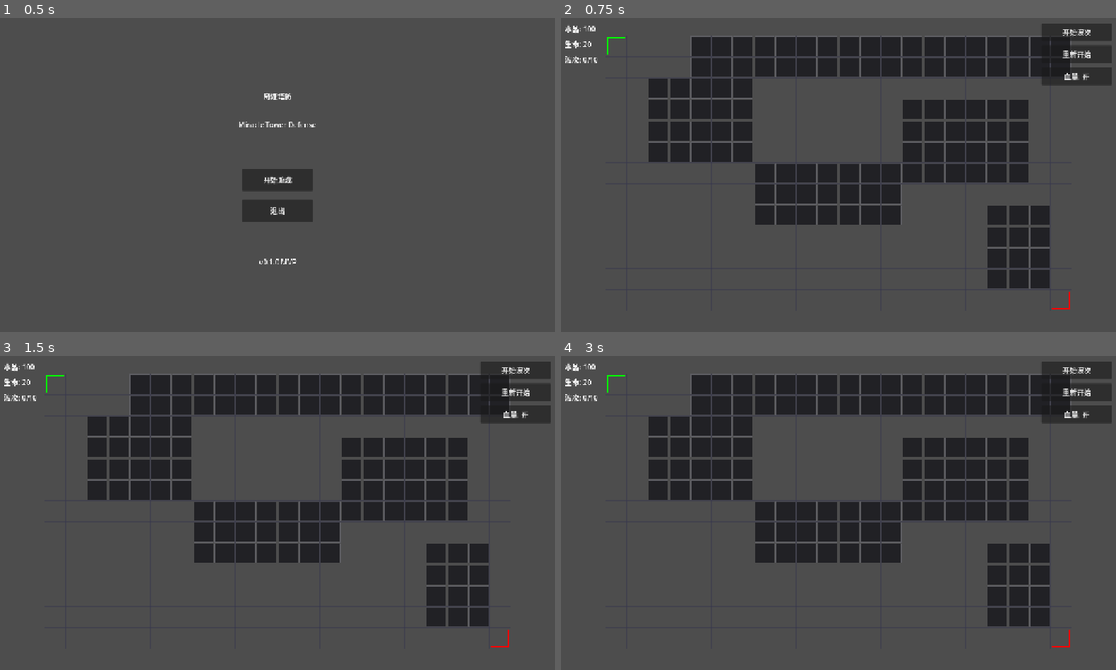
Above: before the commit, frames 1-4 (two rows, left to right).
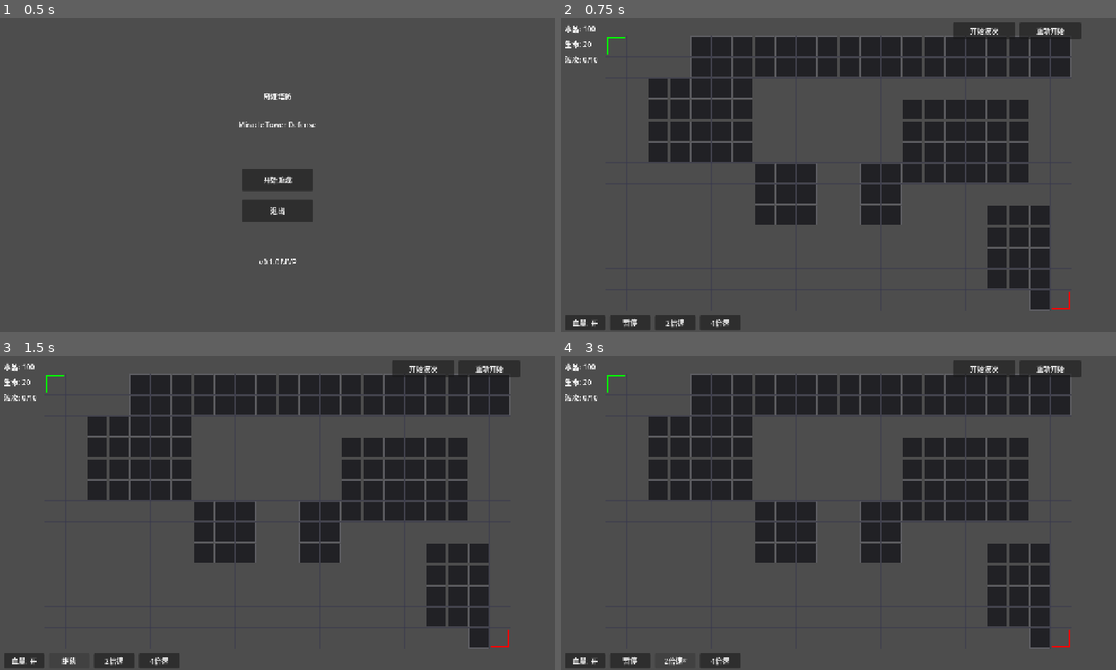
Above: after the commit, the same moments.

Repository: xrs1112/-
Game: Godot game, scene res://scenes/main_menu.tscn
The game is run twice, just before and just after one commit, with the same random seed, the same clock (stepped at 60 frames per second) and the same inputs.
Inputs (mouse positions are in pixels of both pictures, inside the frame that each line leads up to):
- Up to frame 1 (0.5 s): no input
- Up to frame 2 (0.75 s): click "开始游戏" at 0.5 s
- Up to frame 3 (1.5 s): click (66, 660) at 1.25 s, where only the run after the commit has a clickable "暂停"
- Up to frame 4 (3 s): click (627, 660) at 2 s, where only the run after the commit has a clickable "继续"; click (677, 660) at 2.75 s, where only the run after the commit has a clickable "2倍速"

Frame 1 is identical in both runs. In frame 2, 4.8% of the frame differs, in the area x 0-100%, y 1-100%; in frame 3, 4.5%; in frame 4, 4.6%.

Commit message:
v0.2.3: 随机寻路与战斗交互优化

Diff:
--- a/scenes/game.tscn
+++ b/scenes/game.tscn
@@ -110,27 +110,51 @@
 
 [node name="StartWaveBtn" type="Button" parent="UI"]
 layout_mode = 0
-offset_left = 1100.0
-offset_top = 20.0
-offset_right = 1260.0
-offset_bottom = 60.0
+offset_left = 900.0
+offset_top = 18.0
+offset_right = 1040.0
+offset_bottom = 56.0
 text = "开始波次"
 
 [node name="RestartBtn" type="Button" parent="UI"]
 layout_mode = 0
-offset_left = 1100.0
-offset_top = 70.0
-offset_right = 1260.0
-offset_bottom = 110.0
+offset_left = 1050.0
+offset_top = 18.0
+offset_right = 1190.0
+offset_bottom = 56.0
 text = "重新开始"
 
 [node name="HPBtn" type="Button" parent="UI"]
 layout_mode = 0
-offset_left = 1100.0
-offset_top = 120.0
-offset_right = 1260.0
-offset_bottom = 160.0
+offset_left = 20.0
+offset_top = 682.0
+offset_right = 112.0
+offset_bottom = 716.0
 text = "血量: 开"
+
+[node name="PauseBtn" type="Button" parent="UI"]
+layout_mode = 0
+offset_left = 122.0
+offset_top = 682.0
+offset_right = 214.0
+offset_bottom = 716.0
+text = "暂停"
+
+[node name="Speed2Btn" type="Button" parent="UI"]
+layout_mode = 0
+offset_left = 224.0
+offset_top = 682.0
+offset_right = 316.0
+offset_bottom = 716.0
+text = "2倍速"
+
+[node name="Speed4Btn" type="Button" parent="UI"]
+layout_mode = 0
+offset_left = 326.0
+offset_top = 682.0
+offset_right = 418.0
+offset_bottom = 716.0
+text = "4倍速"
 
 [node name="VictoryLabel" type="Label" parent="UI"]
 visible = false
--- a/scripts/enemy.gd
+++ b/scripts/enemy.gd
@@ -22,6 +22,9 @@
 var path_index: int = 0
 var target_world_pos: Vector2
 var grid_map = null
+var route_random_seed: int = 0
+var route_random_strength: float = 0.35
+var route_max_length_factor: float = 1.2
 
 # 减速/DOT 状态
 var slowed: bool = false
@@ -39,8 +42,12 @@
 	# 基础视觉大小
 	queue_redraw()
 
-func setup(grid) -> void:
+func setup(grid, random_seed: int = 0) -> void:
 	grid_map = grid
+	if random_seed == 0:
+		route_random_seed = randi()
+	else:
+		route_random_seed = random_seed
 	_recalculate_path()
 
 func _process(delta: float) -> void:
@@ -89,7 +96,15 @@
 		return
 	# 找到当前最近的网格位置
 	var current_cell = grid_map.world_to_cell(global_position)
-	path = grid_map.find_path(current_cell, Vector2i(21, 12))
+	var new_path: Array[Vector2i] = []
+	if grid_map.has_method("find_varied_path"):
+		new_path = grid_map.find_varied_path(current_cell, Vector2i(21, 12), route_random_seed, route_random_strength, route_max_length_factor)
+	else:
+		new_path = grid_map.find_path(current_cell, Vector2i(21, 12))
+	# 找不到路时保留旧路径，不把敌人误判为到达终点/消失。
+	if new_path.is_empty():
+		return
+	path = new_path
 	path_index = 0
 	# 跳过第一个节点（当前位置）
 	if path.size() > 0:
--- a/scripts/game_grid.gd
+++ b/scripts/game_grid.gd
@@ -149,9 +149,35 @@
 # === A* 寻路 ===
 
 func find_path(from_cell: Vector2i, to_cell: Vector2i) -> Array[Vector2i]:
+	return _find_path_internal(from_cell, to_cell)
+
+func find_varied_path(from_cell: Vector2i, to_cell: Vector2i, random_seed: int, random_strength: float = 0.35, max_length_factor: float = 1.2) -> Array[Vector2i]:
+	# 先计算标准最短路，作为长度上限和兜底路径。
+	var shortest_path = find_path(from_cell, to_cell)
+	if shortest_path.is_empty():
+		return []
+
+	# 给每个可通行格子分配一个很小的随机附加代价。
+	# A* 仍然偏向最短路，但在多条近似最短路线中会出现个体差异。
+	var noise = _build_route_noise(random_seed, random_strength)
+	var varied_path = _find_path_internal(from_cell, to_cell, noise)
+	if varied_path.is_empty():
+		return shortest_path
+
+	# 严格限制随机路线长度，避免敌人因为随机性绕过远路破坏平衡。
+	var max_cells = int(ceil(shortest_path.size() * max_length_factor))
+	if varied_path.size() <= max_cells:
+		return varied_path
+	return shortest_path
+
+func has_path(from_cell: Vector2i, to_cell: Vector2i) -> bool:
+	return not find_path(from_cell, to_cell).is_empty()
+
+func _find_path_internal(from_cell: Vector2i, to_cell: Vector2i, extra_cost: Dictionary = {}) -> Array[Vector2i]:
 	if not is_valid_cell(from_cell) or not is_valid_cell(to_cell):
 		return []
-	if not is_cell_walkable(from_cell) or not is_cell_walkable(to_cell):
+	# 终点必须可走；起点允许临时处于不可走格，避免敌人脚下建塔等边界情况导致空路径。
+	if not is_cell_walkable(to_cell):
 		return []
 
 	# A* 算法
@@ -182,7 +208,8 @@
 			if not is_cell_walkable(neighbor):
 				continue
 
-			var tentative_g = g_score[current] + 1
+			var step_cost = 1.0 + float(extra_cost.get(neighbor, 0.0))
+			var tentative_g = g_score[current] + step_cost
 			if tentative_g < g_score[neighbor]:
 				came_from[neighbor] = current
 				g_score[neighbor] = tentative_g
@@ -193,8 +220,16 @@
 	# 无路径
 	return []
 
-func has_path(from_cell: Vector2i, to_cell: Vector2i) -> bool:
-	return not find_path(from_cell, to_cell).is_empty()
+func _build_route_noise(random_seed: int, random_strength: float) -> Dictionary:
+	var rng = RandomNumberGenerator.new()
+	rng.seed = random_seed
+	var noise: Dictionary = {}
+	for row in range(GRID_ROWS):
+		for col in range(GRID_COLS):
+			var cell = Vector2i(col, row)
+			if is_cell_walkable(cell):
+				noise[cell] = rng.randf_range(0.0, random_strength)
+	return noise
 
 func _heuristic(a: Vector2i, b: Vector2i) -> float:
 	return absi(a.x - b.x) + absi(a.y - b.y)  # 曼哈顿距离
--- a/scripts/game_manager.gd
+++ b/scripts/game_manager.gd
@@ -10,6 +10,8 @@
 	"observer": preload("res://scripts/towers/observer_tower.gd"),
 	"quark_trap": preload("res://scripts/towers/quark_trap.gd"),
 }
+
+const TOWER_SELL_DELAY: float = 2.0
 
 # 节点引用
 @onready var grid_map = $GameGrid
@@ -24,6 +26,7 @@
 var selected_tower_type: String = ""
 var selected_tower: TowerBase = null
 var next_level_btn: Button = null
+var current_speed_scale: float = 1.0
 
 # 波次数据（10波，5个层级递进）
 var level_1_waves = [
@@ -48,23 +51,23 @@
 var level_maps = [
 	{
 		"name": "第1关：裂谷回廊",
-		"blocked_rects": [Rect2i(4, 0, 18, 2), Rect2i(2, 2, 5, 4), Rect2i(7, 6, 7, 3), Rect2i(14, 3, 6, 4), Rect2i(18, 8, 3, 4)],
+		"blocked_rects": [Rect2i(4, 0, 18, 2), Rect2i(2, 2, 5, 4), Rect2i(7, 6, 3, 3), Rect2i(12, 6, 2, 3), Rect2i(14, 3, 6, 4), Rect2i(18, 8, 3, 4), Rect2i(20, 12, 1, 1)],
 	},
 	{
 		"name": "第2关：双门石阵",
-		"blocked_rects": [Rect2i(3, 0, 2, 5), Rect2i(7, 3, 3, 7), Rect2i(13, 0, 3, 5), Rect2i(16, 7, 3, 5), Rect2i(1, 8, 5, 2), Rect2i(10, 10, 4, 2)],
+		"blocked_rects": [Rect2i(3, 0, 2, 5), Rect2i(7, 3, 3, 7), Rect2i(13, 0, 3, 5), Rect2i(16, 7, 3, 5), Rect2i(1, 8, 5, 2), Rect2i(10, 10, 4, 2), Rect2i(20, 12, 1, 1)],
 	},
 	{
 		"name": "第3关：环形祭坛",
-		"blocked_rects": [Rect2i(5, 2, 3, 3), Rect2i(9, 2, 4, 2), Rect2i(14, 2, 3, 3), Rect2i(5, 7, 3, 3), Rect2i(10, 6, 3, 3), Rect2i(15, 7, 3, 3), Rect2i(2, 4, 2, 5), Rect2i(19, 4, 2, 5)],
+		"blocked_rects": [Rect2i(5, 2, 3, 3), Rect2i(9, 2, 4, 2), Rect2i(14, 2, 3, 3), Rect2i(5, 7, 3, 3), Rect2i(10, 6, 3, 3), Rect2i(15, 7, 3, 3), Rect2i(2, 4, 2, 5), Rect2i(19, 4, 2, 5), Rect2i(20, 12, 1, 1)],
 	},
 	{
 		"name": "第4关：峡谷断层",
-		"blocked_rects": [Rect2i(3, 1, 6, 2), Rect2i(6, 4, 6, 2), Rect2i(9, 7, 6, 2), Rect2i(12, 10, 6, 2), Rect2i(15, 2, 2, 5), Rect2i(1, 7, 4, 2)],
+		"blocked_rects": [Rect2i(3, 1, 6, 2), Rect2i(6, 4, 6, 2), Rect2i(9, 7, 6, 2), Rect2i(12, 10, 6, 2), Rect2i(15, 2, 2, 5), Rect2i(1, 7, 4, 2), Rect2i(20, 12, 1, 1)],
 	},
 	{
 		"name": "第5关：终末迷阵",
-		"blocked_rects": [Rect2i(2, 1, 4, 3), Rect2i(7, 0, 3, 5), Rect2i(11, 2, 5, 2), Rect2i(17, 1, 3, 4), Rect2i(3, 6, 5, 2), Rect2i(9, 5, 3, 5), Rect2i(13, 8, 5, 2), Rect2i(18, 6, 2, 5), Rect2i(5, 10, 3, 2)],
+		"blocked_rects": [Rect2i(2, 1, 4, 3), Rect2i(7, 0, 3, 5), Rect2i(11, 2, 5, 2), Rect2i(17, 1, 3, 4), Rect2i(3, 6, 5, 2), Rect2i(9, 5, 3, 5), Rect2i(13, 8, 5, 2), Rect2i(18, 6, 2, 5), Rect2i(5, 10, 3, 2), Rect2i(20, 12, 1, 1)],
 	},
 ]
 
@@ -80,6 +83,9 @@
 	$UI/StartWaveBtn.pressed.connect(_on_start_wave)
 	$UI/RestartBtn.pressed.connect(_on_restart)
 	$UI/HPBtn.pressed.connect(_on_toggle_hp)
+	$UI/PauseBtn.pressed.connect(_on_toggle_pause)
+	$UI/Speed2Btn.pressed.connect(func(): _toggle_speed(2.0))
+	$UI/Speed4Btn.pressed.connect(func(): _toggle_speed(4.0))
 	$UI/BuildMenu/BtnProbability.pressed.connect(func(): _on_tower_selected("probability"))
 	$UI/BuildMenu/BtnObserver.pressed.connect(func(): _on_tower_selected("observer"))
 	$UI/BuildMenu/BtnQuarkTrap.pressed.connect(func(): _on_tower_selected("quark_trap"))
@@ -120,6 +126,8 @@
 	$UI/StartWaveBtn.disabled = false
 	$UI/StartWaveBtn.text = "开始波次"
 	$UI/HPBtn.text = "血量: " + ("开" if GameState.show_hp_numbers else "关")
+	_set_pause(false)
+	_set_speed(1.0)
 
 func _setup_map_for_current_level() -> void:
 	var map_index = clampi(GameState.current_level - 1, 0, level_maps.size() - 1)
@@ -153,7 +161,7 @@
 		_cancel_all()
 
 func _is_mouse_over_ui(mouse_pos: Vector2) -> bool:
-	var ui_nodes = [$UI/StartWaveBtn, $UI/BuildMenu, $UI/TowerMenu, next_level_btn]
+	var ui_nodes = [$UI/StartWaveBtn, $UI/RestartBtn, $UI/HPBtn, $UI/PauseBtn, $UI/Speed2Btn, $UI/Speed4Btn, $UI/BuildMenu, $UI/TowerMenu, next_level_btn]
 	for node in ui_nodes:
 		if node and node is Control and node.visible:
 			if node.get_global_rect().has_point(mouse_pos):
@@ -171,7 +179,10 @@
 	# 检查是否点击了已有塔
 	var existing_tower = grid_map.get_tower_at(cell)
 	if existing_tower:
-		_select_tower(existing_tower)
+		if _is_tower_selling(existing_tower):
+			_cancel_all()
+		else:
+			_select_tower(existing_tower)
 		return
 
 	# 点击空地 → 显示建造菜单
@@ -192,6 +203,8 @@
 
 func _try_place_tower(cell: Vector2i) -> void:
 	if not grid_map.is_cell_empty(cell):
+		return
+	if _is_enemy_in_cell(cell):
 		return
 
 	var script = tower_scripts.get(selected_tower_type)
@@ -226,6 +239,13 @@
 	selected_tower_type = ""
 	_recalculate_all_enemy_paths()
 
+func _is_enemy_in_cell(cell: Vector2i) -> bool:
+	for enemy in get_tree().get_nodes_in_group("enemy"):
+		if enemy is EnemyBase and not enemy.is_dead:
+			if grid_map.world_to_cell(enemy.global_position) == cell:
+				return true
+	return false
+
 func _select_tower(tower: TowerBase) -> void:
 	_cancel_all()
 	selected_tower = tower
@@ -234,18 +254,36 @@
 	tower.show_range()
 
 func _on_upgrade_tower() -> void:
-	if selected_tower and selected_tower.level < 3:
+	if selected_tower and selected_tower.level < 3 and not _is_tower_selling(selected_tower):
 		# TowerBase.upgrade() 内部负责扣费，避免重复扣水晶。
 		selected_tower.upgrade()
 	_cancel_all()
 
 func _on_sell_tower() -> void:
-	if selected_tower:
-		GameState.add_crystals(selected_tower.get_sell_value())
-		grid_map.remove_tower(selected_tower.grid_cell)
-		selected_tower.queue_free()
-		_recalculate_all_enemy_paths()
-	_cancel_all()
+	if selected_tower and not _is_tower_selling(selected_tower):
+		_start_sell_tower(selected_tower)
+	_cancel_all()
+
+func _start_sell_tower(tower: TowerBase) -> void:
+	var sell_value = tower.get_sell_value()
+	tower.set_meta("selling", true)
+	tower.placed = false  # 拆除中停止攻击，但仍占用 grid_map，继续阻挡道路。
+	tower.hide_range()
+	tower.modulate.a = 0.45
+	get_tree().create_timer(TOWER_SELL_DELAY).timeout.connect(func(): _finish_sell_tower(tower, sell_value))
+
+func _finish_sell_tower(tower: TowerBase, sell_value: int) -> void:
+	if not is_instance_valid(tower):
+		return
+	if grid_map.get_tower_at(tower.grid_cell) != tower:
+		return
+	GameState.add_crystals(sell_value)
+	grid_map.remove_tower(tower.grid_cell)
+	tower.queue_free()
+	_recalculate_all_enemy_paths()
+
+func _is_tower_selling(tower: TowerBase) -> bool:
+	return tower.get_meta("selling", false)
 
 func _cancel_all() -> void:
 	selected_tower_type = ""
@@ -267,6 +305,7 @@
 	$UI/StartWaveBtn.text = "提前开始下一波"
 
 func _on_restart() -> void:
+	Engine.time_scale = 1.0
 	get_tree().reload_current_scene()
 
 func _on_toggle_hp() -> void:
@@ -275,6 +314,25 @@
 	# 刷新所有敌人显示
 	for enemy in get_tree().get_nodes_in_group("enemy"):
 		enemy.queue_redraw()
+
+func _on_toggle_pause() -> void:
+	_set_pause(not GameState.game_paused)
+
+func _set_pause(paused: bool) -> void:
+	GameState.game_paused = paused
+	$UI/PauseBtn.text = "继续" if paused else "暂停"
+
+func _toggle_speed(speed: float) -> void:
+	if is_equal_approx(current_speed_scale, speed):
+		_set_speed(1.0)
+	else:
+		_set_speed(speed)
+
+func _set_speed(speed: float) -> void:
+	current_speed_scale = speed
+	Engine.time_scale = speed
+	$UI/Speed2Btn.text = "2倍速*" if is_equal_approx(speed, 2.0) else "2倍速"
+	$UI/Speed4Btn.text = "4倍速*" if is_equal_approx(speed, 4.0) else "4倍速"
 
 func _on_all_waves_done() -> void:
 	$UI/StartWaveBtn.disabled = true
--- a/scripts/towers/quark_trap.gd
+++ b/scripts/towers/quark_trap.gd
@@ -7,6 +7,10 @@
 var has_exploded: bool = false
 var cooldown_after_explosion: float = 2.0
 var cooldown_timer: float = 0.0
+
+var shockwave_active: bool = false
+var shockwave_timer: float = 0.0
+var shockwave_duration: float = 0.35
 
 func _ready() -> void:
 	tower_name = "A3"
@@ -20,6 +24,12 @@
 	super()
 
 func _process(delta: float) -> void:
+	if shockwave_active:
+		shockwave_timer -= delta
+		if shockwave_timer <= 0:
+			shockwave_active = false
+		queue_redraw()
+
 	if not placed or GameState.game_over or GameState.game_paused:
 		return
 
@@ -41,6 +51,9 @@
 func _explode() -> void:
 	has_exploded = true
 	cooldown_timer = cooldown_after_explosion
+	shockwave_active = true
+	shockwave_timer = shockwave_duration
+	queue_redraw()
 	for enemy in get_tree().get_nodes_in_group("enemy"):
 		if enemy is EnemyBase and not enemy.is_dead:
 			if global_position.distance_to(enemy.global_position) <= explosion_radius:
@@ -53,3 +66,16 @@
 		2: explosion_damage = 5.0; cooldown_after_explosion = 1.5
 		3: explosion_damage = 8.0; cooldown_after_explosion = 1.0
 	return true
+
+func _draw() -> void:
+	super()
+
+	if shockwave_active:
+		var progress = 1.0 - shockwave_timer / shockwave_duration
+		var radius = lerpf(12.0, explosion_radius, progress)
+		var alpha = 1.0 - progress
+		var wave_color = Color(1.0, 0.45, 0.15, 0.55 * alpha)
+		var edge_color = Color(1.0, 0.9, 0.45, 0.8 * alpha)
+		draw_circle(Vector2.ZERO, radius, wave_color, false, 5.0)
+		draw_circle(Vector2.ZERO, radius * 0.72, Color(1.0, 0.25, 0.08, 0.3 * alpha), false, 2.5)
+		draw_circle(Vector2.ZERO, min(radius + 4.0, explosion_radius), edge_color, false, 1.5)
--- a/scripts/wave_manager.gd
+++ b/scripts/wave_manager.gd
@@ -115,7 +115,7 @@
 
 	var grid_map = get_tree().get_first_node_in_group("grid_map")
 	if grid_map and grid_map.has_method("find_path"):
-		enemy.setup(grid_map)
+		enemy.setup(grid_map, randi())
 
 	var parent = get_node_or_null(enemy_container) if not enemy_container.is_empty() else get_parent()
 	if parent == null:
